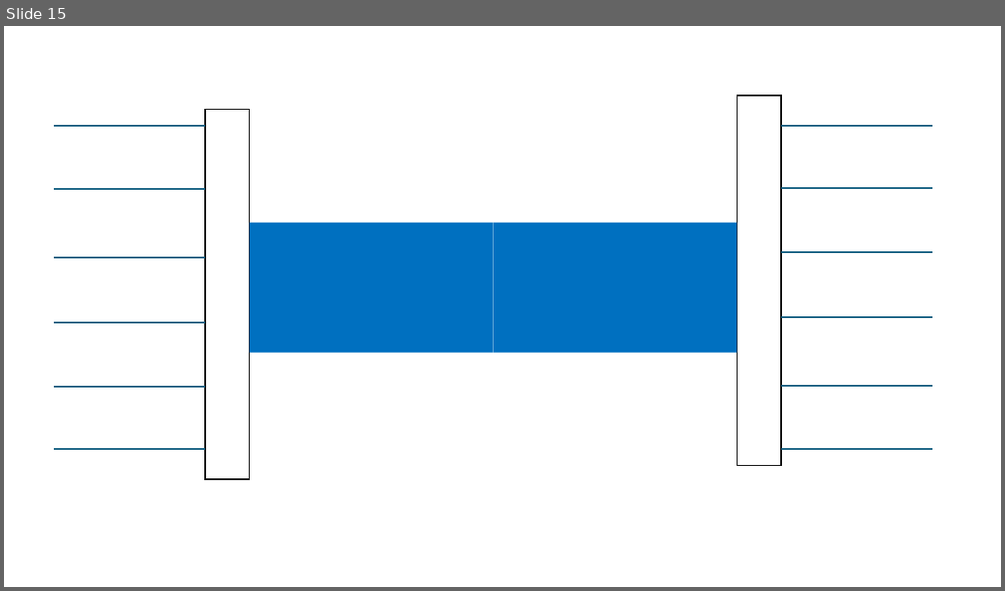
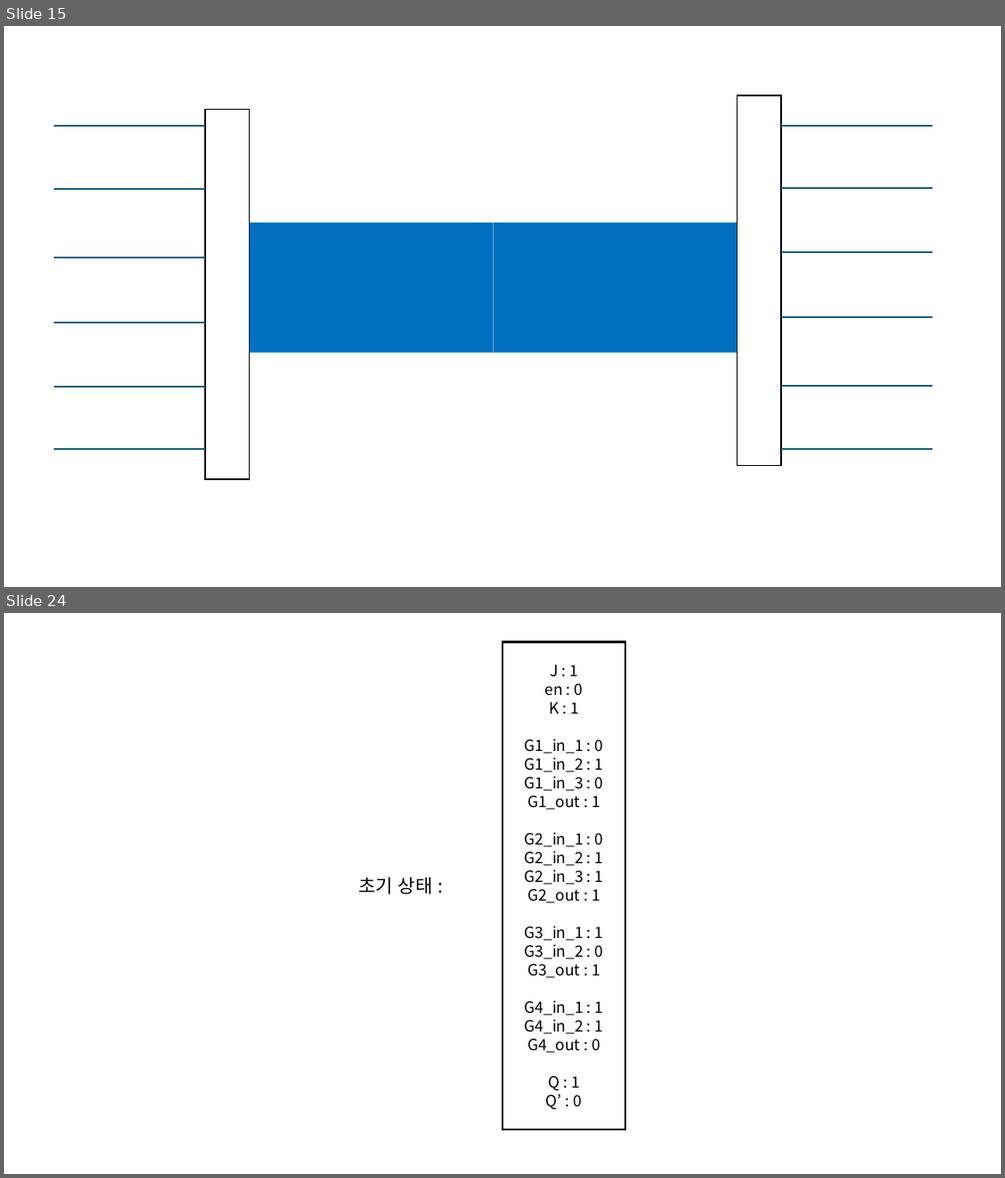
Before and after one commit to InftyAnt/Digital-Works, a slide deck: 프레젠테이션1.pptx. Shown one above the other, each under a label of ours: slide 15 before the commit, slides 15 and 24 after it; the slides between them are not shown. The pictures are 1005x591 and 1005x1178 pixels, drawn with LibreOffice and Linux fonts; fonts in the diff are those of the drawing. Boxes give left, top, right and bottom in pixels: in the first picture for what was removed or moved away, otherwise in the second. Text is boxed around its words. In the diff, an @@ line names an element or a change of style, - is before the commit and + after.

```diff
--- a/프레젠테이션1.pptx
+++ b/프레젠테이션1.pptx
@@ slide 24 added at bbox=[4, 613, 1001, 1174], background #FFFFFF @@
@@ rectangle added at bbox=[502, 642, 626, 1130], fill #FFFFFF, outline #000000 2.25 pt, 15 pt, text #000000 @@
+J : 1
+en : 0
+K : 1
+G1_in_1 : 0
+G1_in_2 : 1
+G1_in_3 : 0
+G1_out : 1
+G2_in_1 : 0
+G2_in_2 : 1
+G2_in_3 : 1
+G2_out : 1
+G3_in_1 : 1
+G3_in_2 : 0
+G3_out : 1
+G4_in_1 : 1
+G4_in_2 : 1
+G4_out : 0
+Q : 1
+Q’ : 0
@@ text added at bbox=[358, 876, 433, 894], 18 pt, text #000000 @@
+초기 상태 :
```
Also in this commit, not shown: 16 other slides added, 21 other files.
